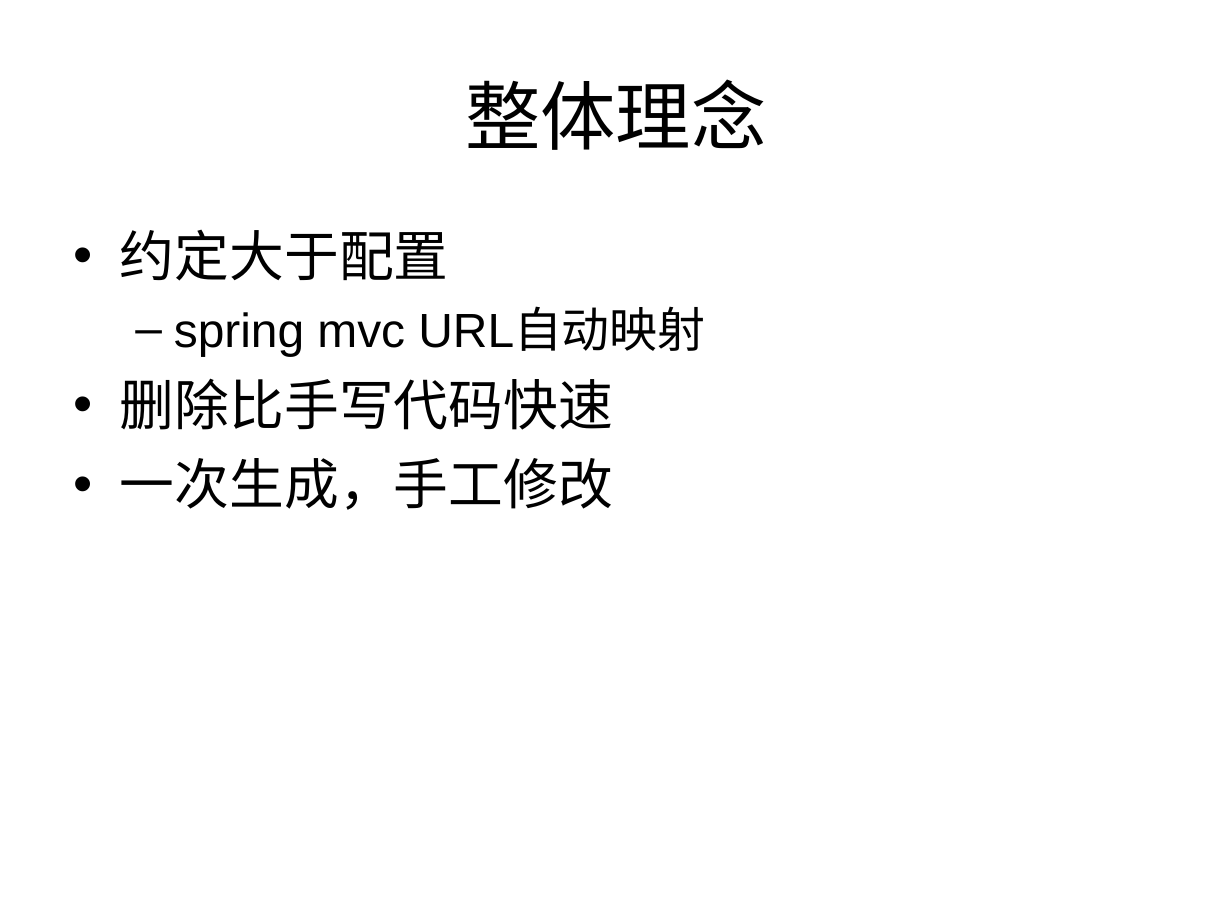
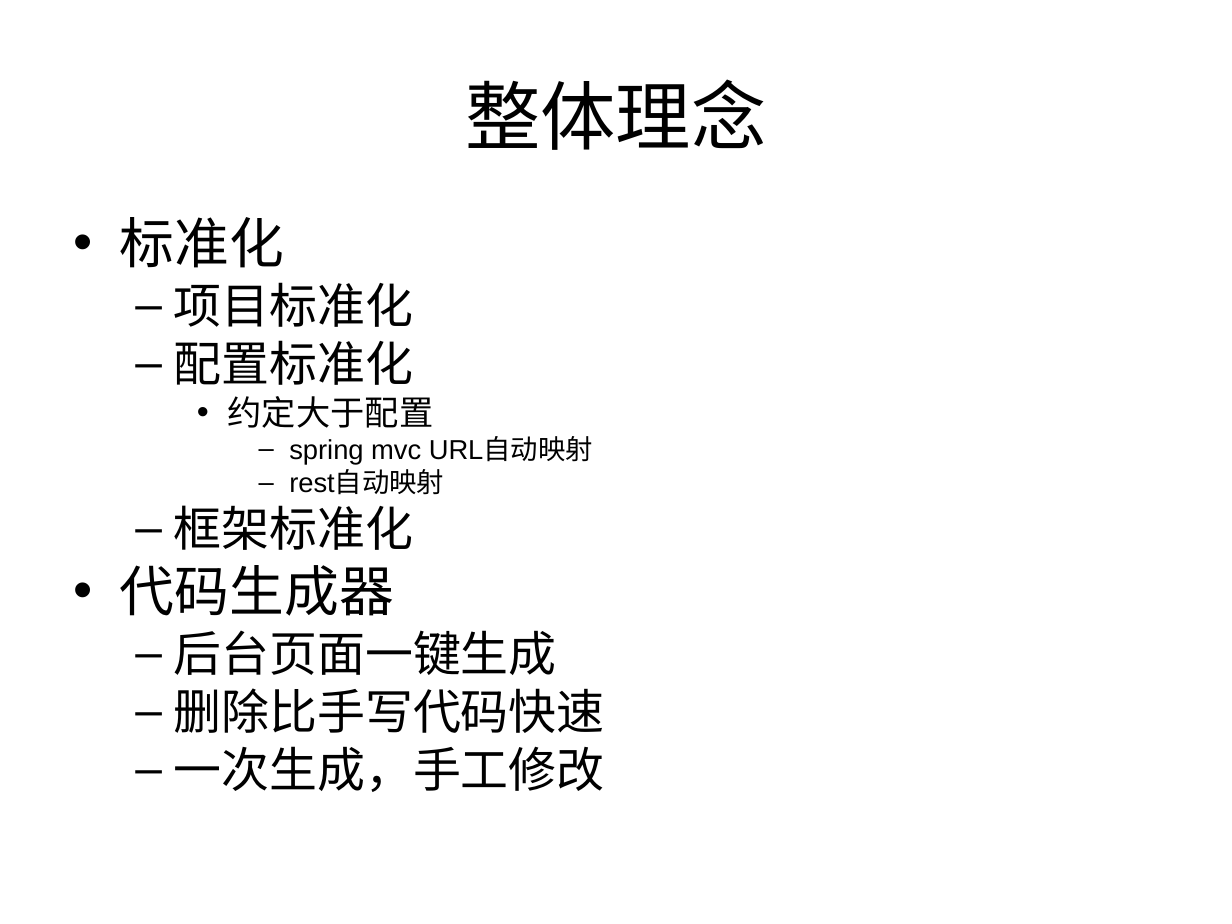
Before and after one commit to badqiu/archetype, a slide deck: slide 3 of doc/培训文档/rapid脚手架项目.ppt (slide 2 before the commit). Drawn at 1232x924 pixels with LibreOffice and Linux fonts; fonts in the diff are those of the drawing. Boxes give left, top, right and bottom in pixels: in the first picture for what was removed or moved away, otherwise in the second. Text is boxed around its words. In the diff, an @@ line names an element or a change of style, - is before the commit and + after.

```diff
--- a/doc/培训文档/rapid脚手架项目.ppt
+++ b/doc/培训文档/rapid脚手架项目.ppt
@@ text at [120,217,413,385]: paragraphs added @@
+• 标准化
+  – 项目标准化
+  – 配置标准化
@@ text at [174,396,605,792]: size 32 to 20 pt in "约定大于配置"; size 28 to 16 pt in "spring mvc URL自动映射"; size 32 to 28 pt in "删除比手写代码快速", "一次生成，手工修改"; list level 1 to 3 in "约定大于配置"; line spacing 1 to 0.8; list level 2 to 4 in "spring mvc URL自动映射"; bullet • to –; list level 1 to 2 in "删除比手写代码快速"; list level 1 to 2 in "一次生成，手工修改" @@
@@ text at [120,471,557,675]: paragraphs added @@
+      – rest自动映射
+  – 框架标准化
+• 代码生成器
+  – 后台页面一键生成
```
Also in this commit, not shown: 6 other slides changed, 3 slides added, 3 other files.
